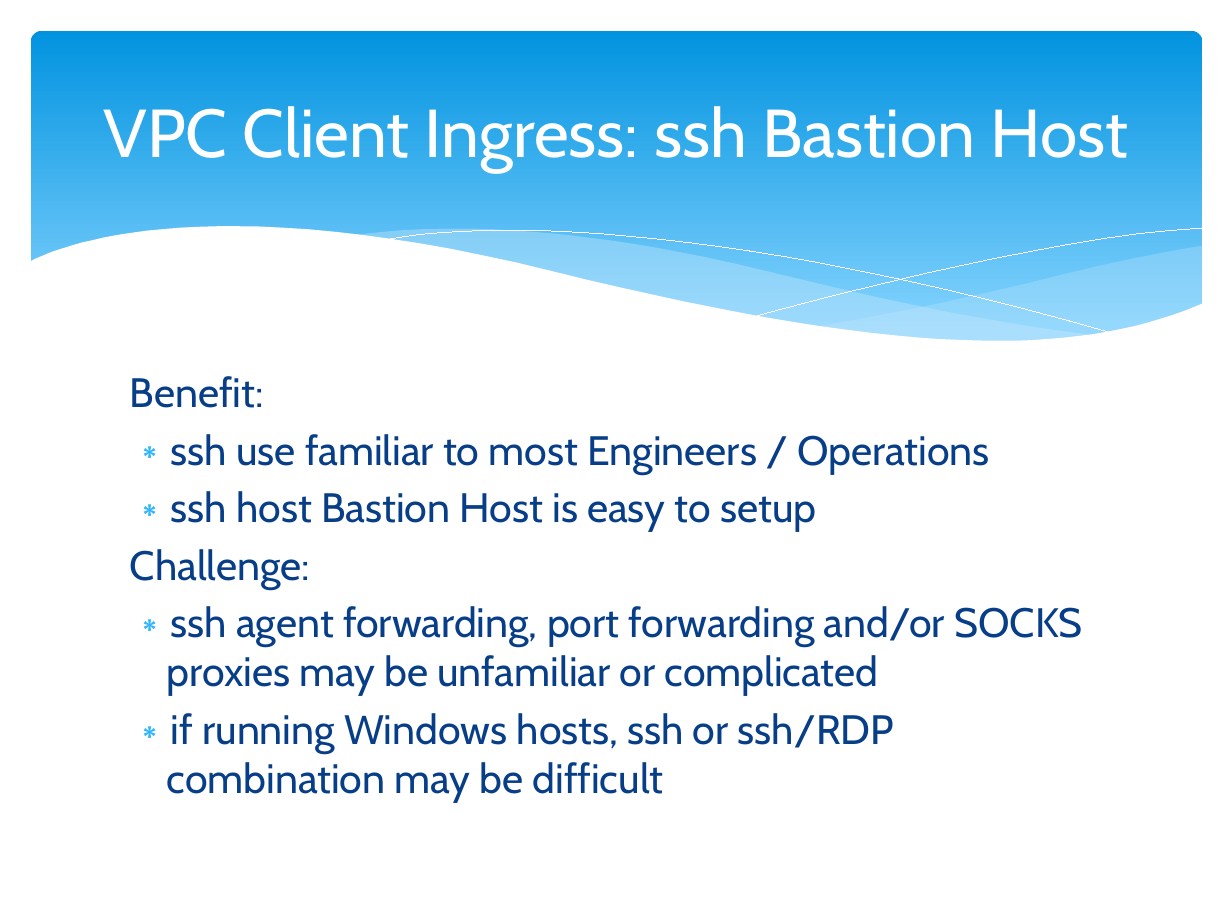
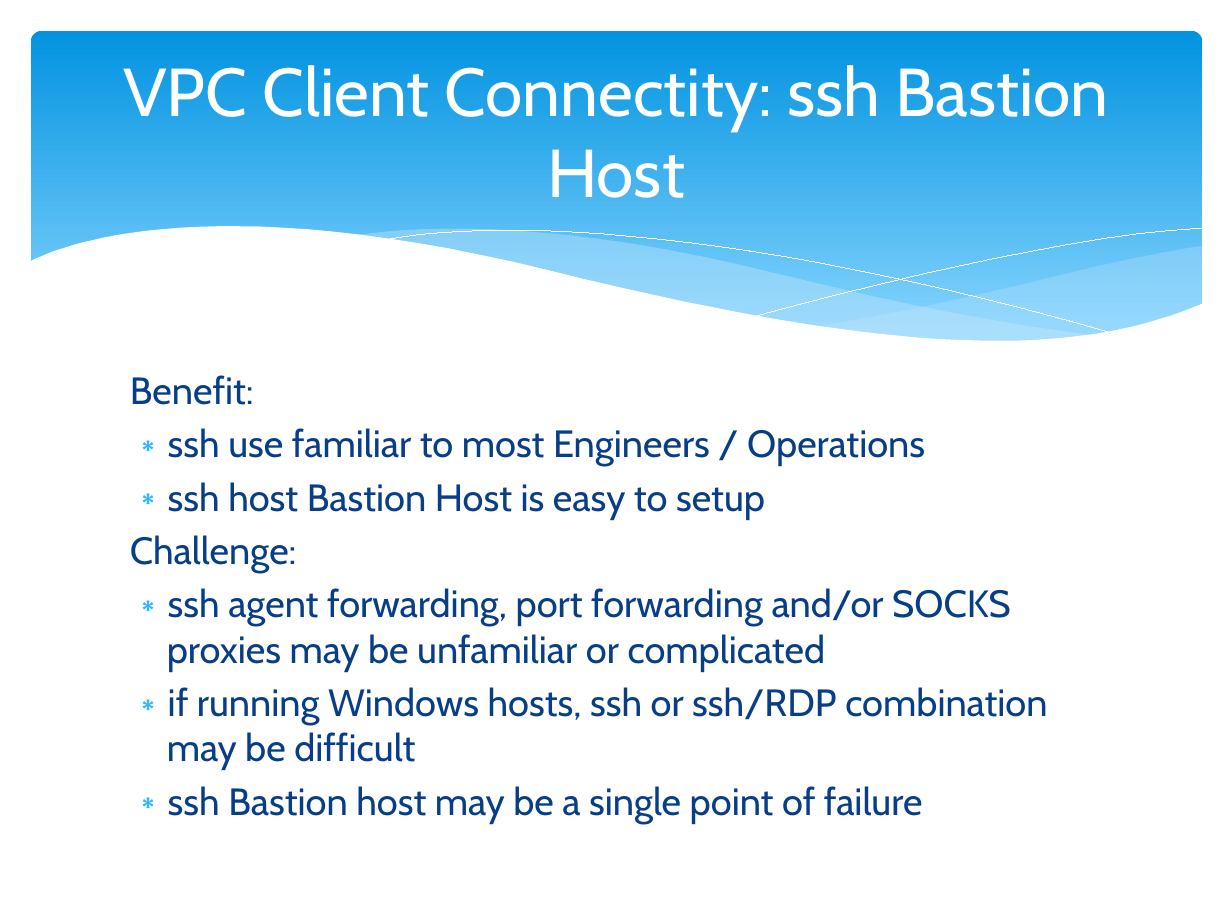
Before and after one commit to cloudavail/awstraining, a slide deck: slide 26 of aws-vpc/aws-vpc.pptx. Drawn at 1232x924 pixels with LibreOffice and Linux fonts; fonts in the diff are those of the drawing. Boxes give left, top, right and bottom in pixels: in the first picture for what was removed or moved away, otherwise in the second. Text is boxed around its words. In the diff, an @@ line names an element or a change of style, - is before the commit and + after.

```diff
--- a/aws-vpc/aws-vpc.pptx
+++ b/aws-vpc/aws-vpc.pptx
@@ title at (123,65,1108,198): text changed @@
-VPC Client Ingress: ssh Bastion Host
+VPC Client Connectity: ssh Bastion Host
@@ text at (130,375,1047,770): size 24 to 22.2 pt in "Benefit:", "ssh use familiar to most Engineers / ...", "ssh host Bastion Host is easy to ...", "Challenge:" and 2 more places @@
@@ text at (168,786,923,823): paragraph added @@
+∗ ssh Bastion host may be a single point of failure
```
Also in this commit, not shown: 12 other slides changed.
